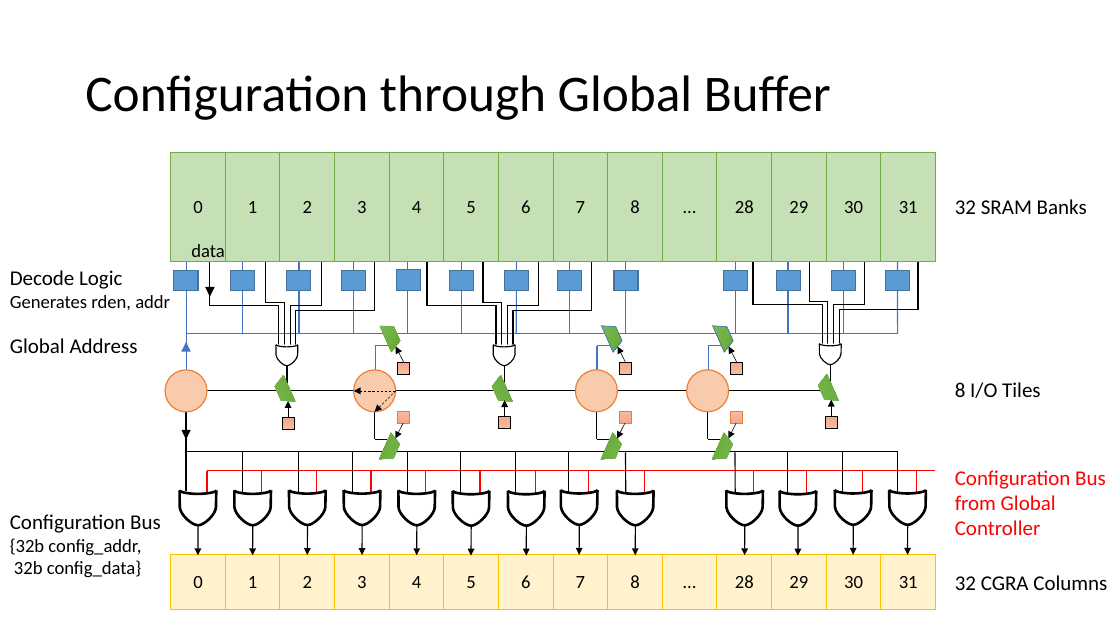
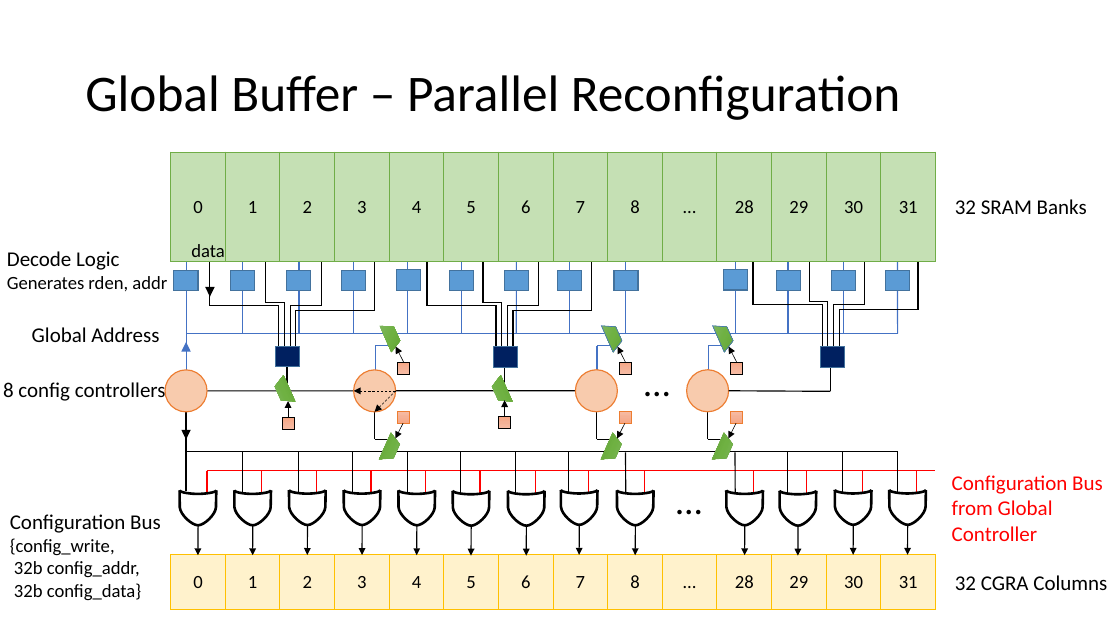
Before and after one commit to StanfordAHA/garnet, a slide deck: slide 24 of docs/garnet-block-diagrams.pptx (slide 23 before the commit). Drawn at 1120x630 pixels with LibreOffice and Linux fonts; fonts in the diff are those of the drawing. Boxes give left, top, right and bottom in pixels: in the first picture for what was removed or moved away, otherwise in the second. Text is boxed around its words. In the diff, an @@ line names an element or a change of style, - is before the commit and + after.

Commit message:
Update global buffer block diagram

```diff
--- a/docs/garnet-block-diagrams.pptx
+++ b/docs/garnet-block-diagrams.pptx
@@ title at box(85, 75, 900, 120): text changed @@
-Configuration through Global Buffer
+Global Buffer – Parallel Reconfiguration
@@ text "Decode Logic": place and size @@
-text "Decode Logic" at box(10, 270, 170, 310)
+text "Decode Logic" at box(7, 251, 167, 291)
@@ text "Global Address": place and size @@
-text "Global Address" at box(10, 338, 138, 353)
+text "Global Address" at box(32, 327, 159, 342)
@@ freeform shape removed at box(276, 345, 298, 366) @@
@@ freeform shape removed at box(276, 345, 298, 347) @@
@@ rectangle added at box(276, 346, 300, 366), fill #002060, outline #43739E 1 pt @@
@@ rectangle added at box(493, 347, 518, 367), fill #002060, outline #43739E 1 pt @@
@@ freeform shape removed at box(494, 345, 515, 366) @@
@@ freeform shape removed at box(494, 345, 515, 347) @@
@@ text added at box(636, 355, 686, 409), 32 pt, text #000000 @@
+…
@@ freeform shape removed at box(820, 344, 841, 365) @@
@@ freeform shape removed at box(820, 343, 841, 346) @@
@@ rectangle added at box(821, 347, 845, 367), fill #002060, outline #43739E 1 pt @@
@@ text at box(3, 382, 166, 401): text changed @@
-8 I/O Tiles
+8 config controllers
@@ trapezoid removed at box(815, 375, 838, 406) @@
@@ line moved from (831, 365) - (831, 385) to (831, 365) - (831, 391) @@
@@ line moved from (832, 391) - (207, 391) to (618, 391) - (207, 391) @@
@@ line added from (831, 392) to (728, 391), #000000 1 pt @@
@@ rectangle removed at box(825, 416, 837, 428) @@
@@ arrow removed from (832, 416) to (832, 400) @@
@@ text added at box(668, 473, 718, 527), 32 pt, text #000000 @@
+…
@@ text "Configuration Bus from Global Controller": place and size @@
-text "Configuration Bus from Global Controller" at box(955, 470, 1106, 535)
+text "Configuration Bus from Global Controller" at box(952, 475, 1103, 541)
@@ text at box(10, 538, 140, 577): text changed @@
-{32b config_addr,
+{config_write,
+32b config_addr,
```
Also in this commit, not shown: 3 other slides changed, 2 slides added, 1 slide removed.
